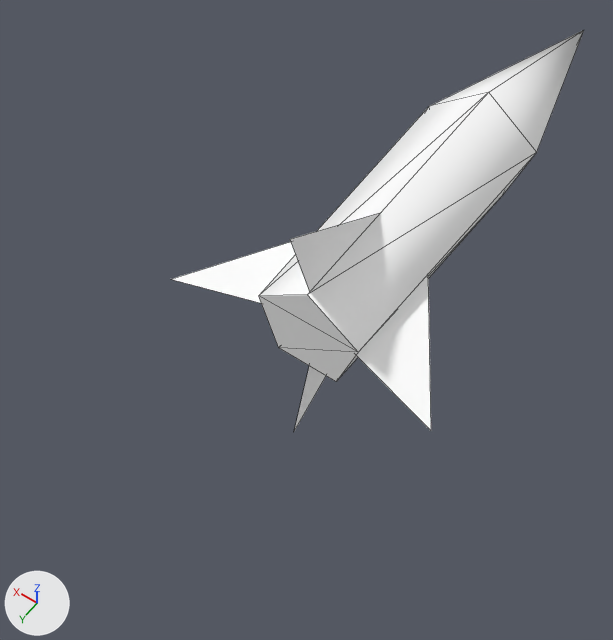
The OBJ model Assets/Art/Nova1492/GXConverted/Models/Effects/Projectiles/datan_common_070309r_missile_03e5cb39.obj: old version first, new version second.
Camera for both pictures: a camera (50 mm lens) standing at (-0.451, 0.872, 1.009) and looking at (0.06, 0.156, -0.116). The axes (+X, +Y, +Z) are drawn at lower left. The lights are the same throughout. The first picture is the older version. Mesh edges are drawn as thin lines. Where no turn or scale is listed for an object, it has been applied to the vertices.

Script lines for the objects in view, before the commit:
```python
me_datan_common_070309r_missile_03e5cb39 = bpy.data.meshes.new('datan_common_070309r_missile_03e5cb39')
me_datan_common_070309r_missile_03e5cb39.from_pydata(...)  # 23 vertices, 22 faces; spans x -0.239..0.241, y -0.73..0.276, z -0.26..0.22
me_datan_common_070309r_missile_03e5cb39.materials.append(mat_datan_common_070309r_missile_03e5cb39)  # white #ffffff
ob_datan_common_070309r_missile_03e5cb39 = bpy.data.objects.new('datan_common_070309r_missile_03e5cb39', me_datan_common_070309r_missile_03e5cb39)
ob_datan_common_070309r_missile_03e5cb39.location = (0.0, 0.0, 0.0)
```
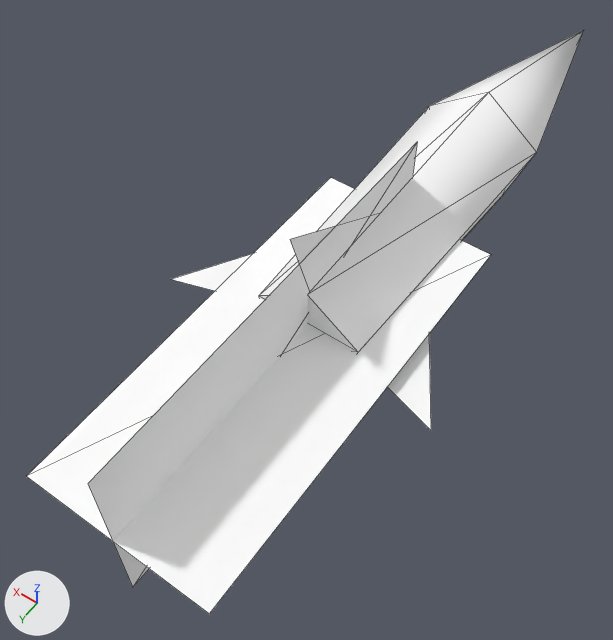
Boxes [x1, y1, x2, y2] around the edits, measured in the pictures (613 x 640 px):
'datan_common_070309r_missile_03e5cb39_mesh01', added
    after: [27, 142, 491, 614]

Edits to the bpy script that builds the scene:
```text
Add me_datan_common_070309r_missile_03e5cb39_mesh01:
    me_datan_common_070309r_missile_03e5cb39_mesh01.from_pydata([(-0.156, -0.05, 0.0), (-0.156, 0.657, 0.0), (0.156, 0.657, 0.0), (0.156, -0.05, 0.0), (0.0, -0.05, 0.156), (0.0, 0.657, 0.156), (0.0, 0.657, -0.156), (0.0, -0.05, -0.156)], [], [(0, 1, 2), (2, 3, 0), (4, 5, 6), (6, 7, 4)])
    me_datan_common_070309r_missile_03e5cb39_mesh01.materials.append(mat_datan_common_070309r_missile_03e5cb39)  # white #ffffff
Add ob_datan_common_070309r_missile_03e5cb39_mesh01:
    ob_datan_common_070309r_missile_03e5cb39_mesh01 = bpy.data.objects.new('datan_common_070309r_missile_03e5cb39_mesh01', me_datan_common_070309r_missile_03e5cb39_mesh01)
    ob_datan_common_070309r_missile_03e5cb39_mesh01.location = (0.0, 0.0, 0.0)
```
